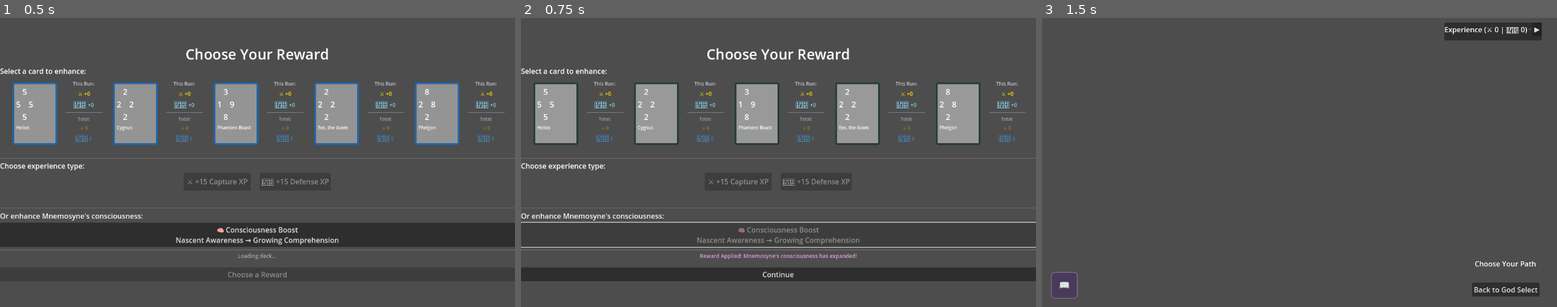
Above: before the commit, frames 1-3 (left to right).
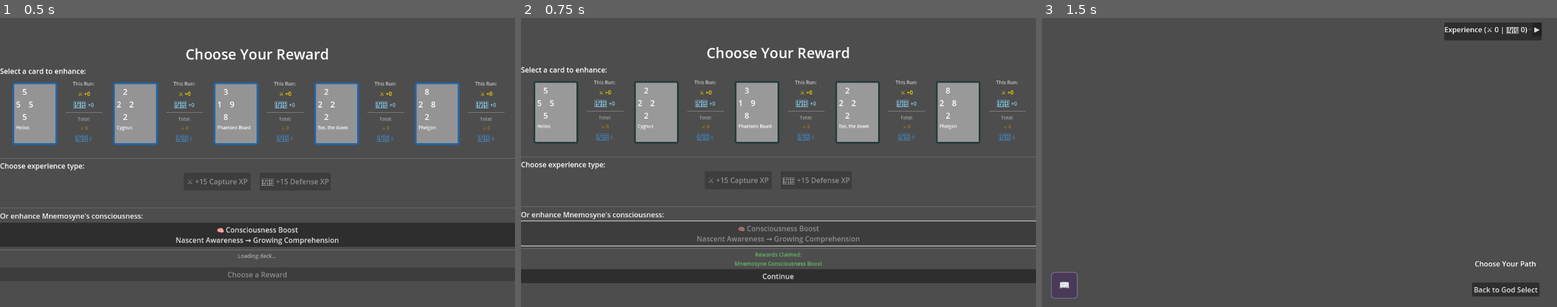
Above: after the commit, the same moments.

Repository: leslieharding/Mnemosyne
Game: Godot game, scene res://Scenes/RewardScreen.tscn
The game is run twice, just before and just after one commit, with the same random seed, the same clock (stepped at 60 frames per second) and the same inputs. This scene is started directly instead of the project's main scene.
Inputs:
- Up to frame 1 (0.5 s): no input
- Up to frame 2 (0.75 s): click "🧠 Consciousness Boost Nascent…" at 0.5 s
- Up to frame 3 (1.5 s): click "Continue" at 1.25 s

Frame 1 is identical in both runs. In frame 2, 8.4% of the frame differs, in the area x 0-100%, y 10-92%; in frame 3, nothing differs.
Error in both runs: Invalid access to property or key 'nodes' on a base object of type 'Nil'. (res://Scripts/run_map.gd:106)

Commit message:
perfect victory double rewards implemented

Diff:
--- a/Scripts/card_battle_manager.gd
+++ b/Scripts/card_battle_manager.gd
@@ -1091,7 +1091,38 @@
 	var victory = false
 
 	if scores.player > scores.opponent:
-		winner = "You win!"
+		# Check for perfect victory - player owns all 9 cards on the board
+		var total_board_cards = 0
+		var player_owned_cards = 0
+
+		for i in range(grid_ownership.size()):
+			if grid_occupied[i]:  # If there's a card in this slot
+				total_board_cards += 1
+				if grid_ownership[i] == Owner.PLAYER:
+					player_owned_cards += 1
+
+		print("=== PERFECT VICTORY CHECK ===")
+		print("Total cards on board: ", total_board_cards)
+		print("Player owned cards: ", player_owned_cards)
+		print("Grid occupied: ", grid_occupied)
+		print("Grid ownership: ", grid_ownership)
+		print("============================")
+
+		# Perfect victory = board is full (9 cards) and player owns ALL of them
+		var is_perfect_victory = (total_board_cards == 9 and player_owned_cards == 9)
+
+		print("Perfect victory achieved: ", is_perfect_victory)
+
+		if is_perfect_victory:
+			winner = "🏆 Perfect Victory! 🏆"
+			# Show special notification for perfect victory
+			if notification_manager:
+				notification_manager.show_notification("🏆 PERFECT VICTORY ACHIEVED! 🏆")
+			# Make the text gold colored
+			game_status_label.add_theme_color_override("font_color", Color("#FFD700"))
+		else:
+			winner = "You win!"
+
 		victory = true
 		consecutive_draws = 0  # Reset draw counter on victory
 	elif scores.opponent > scores.player:
@@ -2127,11 +2158,30 @@
 func show_reward_screen():
 	var params = get_scene_params()
 
+	# Check for perfect victory using board ownership
+	var total_board_cards = 0
+	var player_owned_cards = 0
+
+	for i in range(grid_ownership.size()):
+		if grid_occupied[i]:  # If there's a card in this slot
+			total_board_cards += 1
+			if grid_ownership[i] == Owner.PLAYER:
+				player_owned_cards += 1
+
+	var is_perfect_victory = (total_board_cards == 9 and player_owned_cards == 9)
+
+	print("=== REWARD SCREEN PERFECT VICTORY CHECK ===")
+	print("Total board cards: ", total_board_cards)
+	print("Player owned cards: ", player_owned_cards)
+	print("Perfect victory: ", is_perfect_victory)
+	print("=========================================")
+
 	get_tree().set_meta("scene_params", {
 		"god": params.get("god", current_god),
 		"deck_index": params.get("deck_index", 0),
 		"map_data": params.get("map_data"),
-		"current_node": params.get("current_node")
+		"current_node": params.get("current_node"),
+		"perfect_victory": is_perfect_victory
 	})
 	get_tree().change_scene_to_file("res://Scenes/RewardScreen.tscn")
 
--- a/Scripts/reward_screen.gd
+++ b/Scripts/reward_screen.gd
@@ -11,7 +11,7 @@
 var deck_indices: Array[int] = []
 var selected_card_index: int = -1
 var selected_experience_type: String = ""  # "capture" or "defense"
-var reward_claimed: bool = false
+
 
 # UI components we'll create
 var cards_container: HBoxContainer
@@ -21,14 +21,26 @@
 var mnemosyne_button: Button
 var reward_info_label: Label
 
+var is_perfect_victory: bool = false
+var rewards_remaining: int = 1
+var claimed_rewards: Array[String] = []
+
+
 func _ready():
 	print("=== REWARD SCREEN STARTING ===")
+
+	# Get perfect victory status
+	var params = get_scene_params()
+	is_perfect_victory = params.get("perfect_victory", false)
+	rewards_remaining = 2 if is_perfect_victory else 1
+
+	print("Perfect victory: ", is_perfect_victory, " - Rewards available: ", rewards_remaining)
 
 	# Connect the continue button first
 	if continue_button:
 		continue_button.pressed.connect(_on_continue_pressed)
 		continue_button.disabled = true
-		continue_button.text = "Choose a Reward"
+		continue_button.text = get_continue_button_text()
 	else:
 		print("Error: Continue button not found!")
 		return
@@ -40,6 +52,15 @@
 	load_deck_data_sync()
 
 	print("=== REWARD SCREEN READY ===")
+
+
+func get_continue_button_text() -> String:
+	if rewards_remaining > 1:
+		return "Choose " + str(rewards_remaining) + " Rewards"
+	elif rewards_remaining == 1:
+		return "Choose a Reward"
+	else:
+		return "Continue"
 
 # Replace the load_deck_data function with synchronous version
 func load_deck_data_sync():
@@ -101,8 +122,11 @@
 	print("Setting up reward interface...")
 	print("Main container children before setup: ", main_container.get_child_count())
 
-	# Update title
-	title_label.text = "Choose Your Reward"
+	if is_perfect_victory:
+		title_label.text = "🏆 Perfect Victory! Choose Two Rewards 🏆"
+		title_label.add_theme_color_override("font_color", Color("#FFD700"))  # Gold color
+	else:
+		title_label.text = "Choose Your Reward"
 
 	# Create card selection area with explicit sizing
 	var card_section = VBoxContainer.new()
@@ -630,14 +654,15 @@
 		_on_card_selected(card_index)
 
 func _on_card_selected(card_index: int):
-	if reward_claimed:
-		print("Reward already claimed, ignoring selection")
+	# Check if we can still claim rewards
+	if rewards_remaining <= 0:
+		print("No rewards remaining, ignoring selection")
 		return
 
 	print("=== CARD SELECTION DEBUG ===")
 	print("Card selection attempted - index: ", card_index, ", current selected: ", selected_card_index)
 	print("Card displays array size: ", card_displays.size())
-	print("Reward claimed: ", reward_claimed)
+	print("Rewards remaining: ", rewards_remaining)
 
 	# Deselect all cards
 	print("Deselecting all cards...")
@@ -656,7 +681,7 @@
 	if card_index < card_displays.size() and is_instance_valid(card_displays[card_index]):
 		print("Selecting card ", card_index)
 		if card_displays[card_index].has_method("select"):
-			card_displays[card_index].select()  # Fixed: was using 'i' instead of 'card_index'
+			card_displays[card_index].select()
 			print("  Successfully called select() on card ", card_index)
 		else:
 			print("  Card ", card_index, " has no select method!")
@@ -680,8 +705,6 @@
 		reward_info_label.text = "Selected: " + card_name
 		print("Updated info label to: ", reward_info_label.text)
 
-
-
 		print("Selected card: ", card_name, " at index: ", card_index)
 	else:
 		print("Failed to select card - invalid index or card display")
@@ -690,26 +713,27 @@
 			print("  is_instance_valid: ", is_instance_valid(card_displays[card_index]))
 
 	print("=== END CARD SELECTION DEBUG ===")
-	print("")  # Empty line for readability
+	print("")
 
 func _on_capture_button_pressed():
-	print("Capture button pressed - selected_card_index: ", selected_card_index, ", reward_claimed: ", reward_claimed)
-	if selected_card_index == -1 or reward_claimed:
-		print("Cannot apply capture reward - no card selected or reward already claimed")
+	print("Capture button pressed - selected_card_index: ", selected_card_index, ", rewards_remaining: ", rewards_remaining)
+	if selected_card_index == -1 or rewards_remaining <= 0:
+		print("Cannot apply capture reward - no card selected or no rewards remaining")
 		return
 
 	apply_experience_reward("capture")
 
 func _on_defense_button_pressed():
-	print("Defense button pressed - selected_card_index: ", selected_card_index, ", reward_claimed: ", reward_claimed)
-	if selected_card_index == -1 or reward_claimed:
-		print("Cannot apply defense reward - no card selected or reward already claimed")
+	print("Defense button pressed - selected_card_index: ", selected_card_index, ", rewards_remaining: ", rewards_remaining)
+	if selected_card_index == -1 or rewards_remaining <= 0:
+		print("Cannot apply defense reward - no card selected or no rewards remaining")
 		return
 
 	apply_experience_reward("defense")
 
 func _on_mnemosyne_button_pressed():
-	if reward_claimed:
+	if rewards_remaining <= 0:
+		print("No rewards remaining, cannot claim Mnemosyne reward")
 		return
 
 	apply_mnemosyne_reward()
@@ -719,7 +743,7 @@
 	var card_name = current_deck[selected_card_index].card_name
 	var bonus_amount = 15
 
-	# Check if tracker exists - use get_node_or_null
+	# Check if tracker exists
 	var tracker = get_node_or_null("/root/RunExperienceTrackerAutoload")
 	if not tracker:
 		print("RunExperienceTrackerAutoload not found!")
@@ -731,68 +755,113 @@
 	else:
 		tracker.add_defense_exp(card_index, bonus_amount)
 
-	# Update UI
-	reward_claimed = true
-	continue_button.disabled = false
-	continue_button.text = "Continue"
-
-	# Disable all reward options
+	# Track this reward
+	var reward_desc = card_name + " +" + str(bonus_amount) + " " + exp_type.capitalize() + " XP"
+	claimed_rewards.append(reward_desc)
+	rewards_remaining -= 1
+
+	# Reset selection state for next reward
+	selected_card_index = -1
+	selected_experience_type = ""
+
+	# Deselect all cards
+	for display in card_displays:
+		if is_instance_valid(display):
+			display.deselect()
+
+	# Update UI based on remaining rewards
+	if rewards_remaining > 0:
+		# More rewards to claim - re-enable selection
+		update_for_next_reward()
+	else:
+		# All rewards claimed - finish
+		finish_reward_selection()
+
+func apply_mnemosyne_reward():
+	# Check if memory manager exists
+	var memory_manager = get_node_or_null("/root/MemoryJournalManagerAutoload")
+	if not memory_manager:
+		print("MemoryJournalManagerAutoload not found!")
+		return
+
+	# Apply consciousness boost
+	var boost_amount = 3
+	memory_manager.add_memory_fragments(boost_amount)
+
+	# Force consciousness level recalculation
+	var current_battles = memory_manager.get_mnemosyne_memory()["total_battles"]
+	memory_manager.memory_data["mnemosyne"]["total_battles"] += boost_amount
+	var new_level = memory_manager.calculate_mnemosyne_consciousness_level()
+	memory_manager.memory_data["mnemosyne"]["consciousness_level"] = new_level
+	memory_manager.memory_data["mnemosyne"]["total_battles"] = current_battles
+
+	memory_manager.save_memory_data()
+
+	# Track this reward
+	claimed_rewards.append("Mnemosyne Consciousness Boost")
+	rewards_remaining -= 1
+
+	# Reset selection state
+	selected_card_index = -1
+
+	# Deselect all cards
+	for display in card_displays:
+		if is_instance_valid(display):
+			display.deselect()
+
+	# Update UI based on remaining rewards
+	if rewards_remaining > 0:
+		update_for_next_reward()
+	else:
+		finish_reward_selection()
+
+
+func update_for_next_reward():
+	# Re-enable all reward options for next selection
+	capture_button.disabled = true  # Will be enabled when card is selected
+	defense_button.disabled = true  # Will be enabled when card is selected
+
+	# Only enable Mnemosyne button if it hasn't been claimed yet
+	var mnemosyne_already_claimed = false
+	for reward in claimed_rewards:
+		if reward.contains("Mnemosyne"):
+			mnemosyne_already_claimed = true
+			break
+
+	mnemosyne_button.disabled = mnemosyne_already_claimed
+
+	# Update continue button
+	continue_button.disabled = true
+	continue_button.text = get_continue_button_text()
+
+	# Update info label to show progress
+	var rewards_claimed_text = "Claimed: " + " | ".join(claimed_rewards)
+	reward_info_label.text = rewards_claimed_text + "\n" + "Choose your next reward"
+	reward_info_label.add_theme_color_override("font_color", Color("#AAAAAA"))
+
+	print("Updated for next reward - ", rewards_remaining, " remaining")
+
+func finish_reward_selection():
+	# All rewards claimed - finalize
 	capture_button.disabled = true
 	defense_button.disabled = true
 	mnemosyne_button.disabled = true
 
-	# Update info label
-	var exp_icon = "⚔️" if exp_type == "capture" else "🛡️"
-	var exp_name = exp_type.capitalize()
-	reward_info_label.text = "Reward Applied: " + card_name + " gained " + str(bonus_amount) + " " + exp_name + " XP!"
-	reward_info_label.add_theme_color_override("font_color", Color("#66BB6A"))
-
-	print("Applied ", bonus_amount, " ", exp_type, " experience to ", card_name)
-
-func apply_mnemosyne_reward():
-	# Check if memory manager exists - use get_node_or_null
-	var memory_manager = get_node_or_null("/root/MemoryJournalManagerAutoload")
-	if not memory_manager:
-		print("MemoryJournalManagerAutoload not found!")
-		return
-
-	# Apply consciousness boost
-	var boost_amount = 3  # Equivalent to 3 battles worth of progress
-	memory_manager.add_memory_fragments(boost_amount)
-
-	# Force consciousness level recalculation by adding battles
-	var current_battles = memory_manager.get_mnemosyne_memory()["total_battles"]
-	# Temporarily boost battle count to trigger level up, then restore
-	memory_manager.memory_data["mnemosyne"]["total_battles"] += boost_amount
-	var new_level = memory_manager.calculate_mnemosyne_consciousness_level()
-	memory_manager.memory_data["mnemosyne"]["consciousness_level"] = new_level
-	memory_manager.memory_data["mnemosyne"]["total_battles"] = current_battles  # Restore original
-
-	memory_manager.save_memory_data()
-
-	# Update UI
-	reward_claimed = true
+	# Enable continue button
 	continue_button.disabled = false
 	continue_button.text = "Continue"
 
-	# Disable all reward options
-	capture_button.disabled = true
-	defense_button.disabled = true
-	mnemosyne_button.disabled = true
-
-	# Deselect any card
-	for display in card_displays:
-		if is_instance_valid(display):
-			display.deselect()
-
-	# Update info label
-	reward_info_label.text = "Reward Applied: Mnemosyne's consciousness has expanded!"
-	reward_info_label.add_theme_color_override("font_color", Color("#DDA0DD"))
-
-	print("Applied consciousness boost to Mnemosyne")
+	# Update info label with summary
+	var summary_text = "Rewards Claimed:\n" + "\n".join(claimed_rewards)
+	reward_info_label.text = summary_text
+	reward_info_label.add_theme_color_override("font_color", Color("#66BB6A"))
+
+	print("All rewards claimed: ", claimed_rewards)
+
 
 func _on_continue_pressed():
-	if not reward_claimed:
+	if rewards_remaining > 0:
+		print("Still have rewards remaining, cannot continue yet")
 		return
 
 	# Get the map data and return to map
